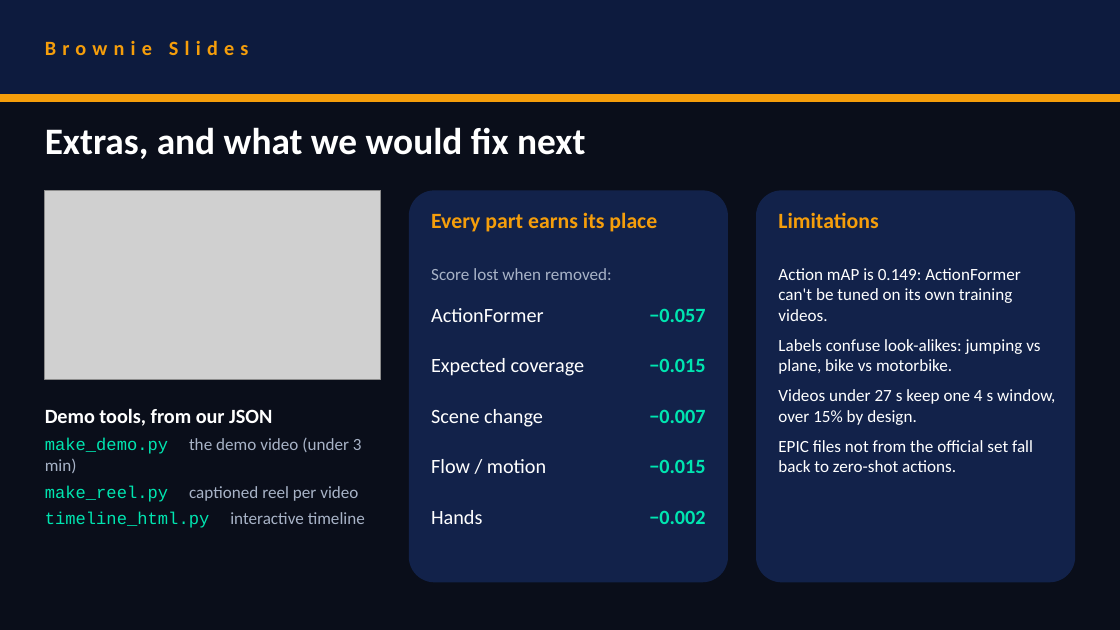
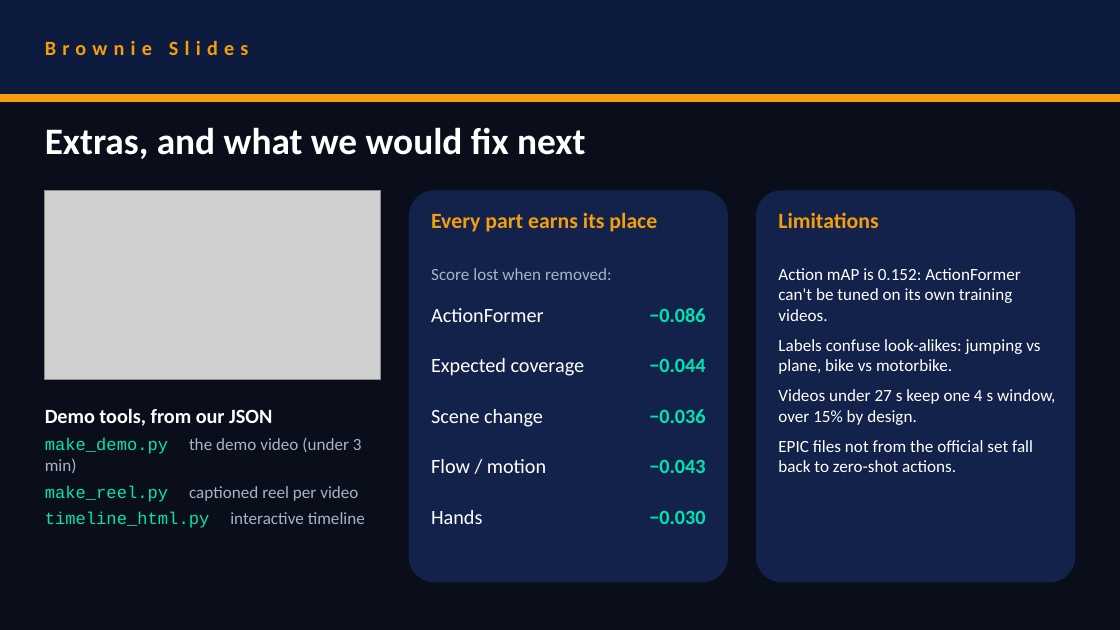
Before and after one commit to prakartii/samsung-xr-hackathon, a slide deck: slide 8 of docs/VITVellore_Nexus.pptx. Drawn at 1120x630 pixels with LibreOffice and Linux fonts; fonts in the diff are those of the drawing; grey boxes stand for pictures. Boxes give left, top, right and bottom in pixels: in the first picture for what was removed or moved away, otherwise in the second. Text is boxed around its words. In the diff, an @@ line names an element or a change of style, - is before the commit and + after.

```diff
--- a/docs/VITVellore_Nexus.pptx
+++ b/docs/VITVellore_Nexus.pptx
@@ text at (778,268,1021,321): text changed @@
-Action mAP is 0.149: ActionFormer can't be tuned on its own training videos.
+Action mAP is 0.152: ActionFormer can't be tuned on its own training videos.
@@ text at (649,308,705,322): text changed @@
-−0.057
+−0.086
@@ text at (649,358,705,372): text changed @@
-−0.015
+−0.044
@@ text at (649,409,705,423): text changed @@
-−0.007
+−0.036
@@ text at (649,459,705,473): text changed @@
-−0.015
+−0.043
@@ text at (649,510,705,524): text changed @@
-−0.002
+−0.030
```
Also in this commit, not shown: 2 other slides changed, 2 other files.
